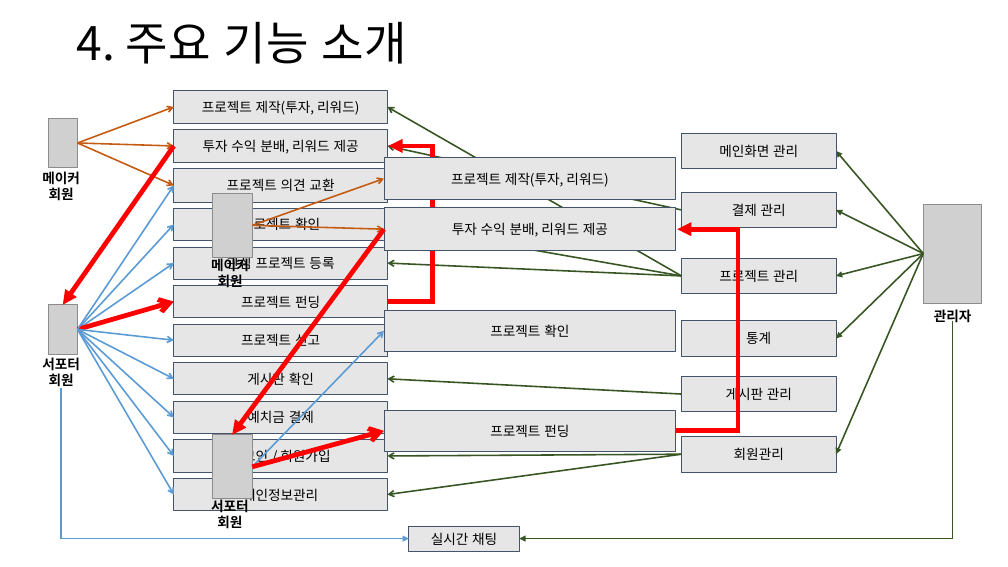
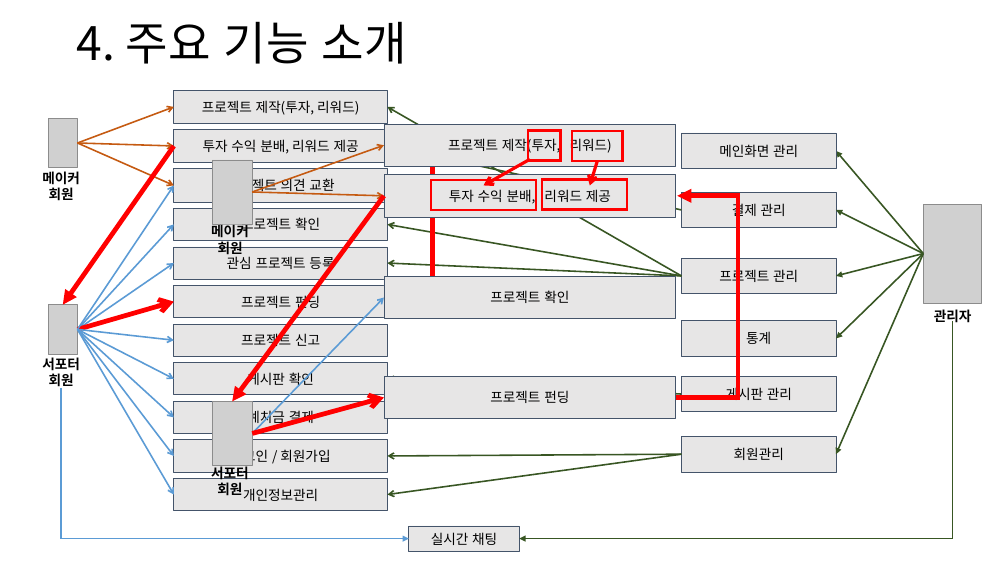
Before and after one commit to ezenteam2/EzenCrowdFunding, a slide deck: slide 9 of project03 - 발표1.pptx. Drawn at 1008x567 pixels with LibreOffice and Linux fonts; fonts in the diff are those of the drawing; grey boxes stand for pictures; background and template pictures are left out. Boxes give left, top, right and bottom in pixels: in the first picture for what was removed or moved away, otherwise in the second. Text is boxed around its words. In the diff, an @@ line names an element or a change of style, - is before the commit and + after.

```diff
--- a/project03 - 발표1.pptx
+++ b/project03 - 발표1.pptx
@@ group added at (431,131,628,210): 4 rectangles, 2 arrows @@
@@ 5 arrows, 4 rectangles, 2 pictures, 2 texts, 1 elbow arrow: place and size @@
-5 arrows, 4 rectangles, 2 pictures, 2 texts, 1 elbow arrow at (211,158,739,529)
+5 arrows, 4 rectangles, 2 pictures, 2 texts, 1 elbow arrow at (211,125,739,496)
```
Also in this commit, not shown: 3 other slides changed.
